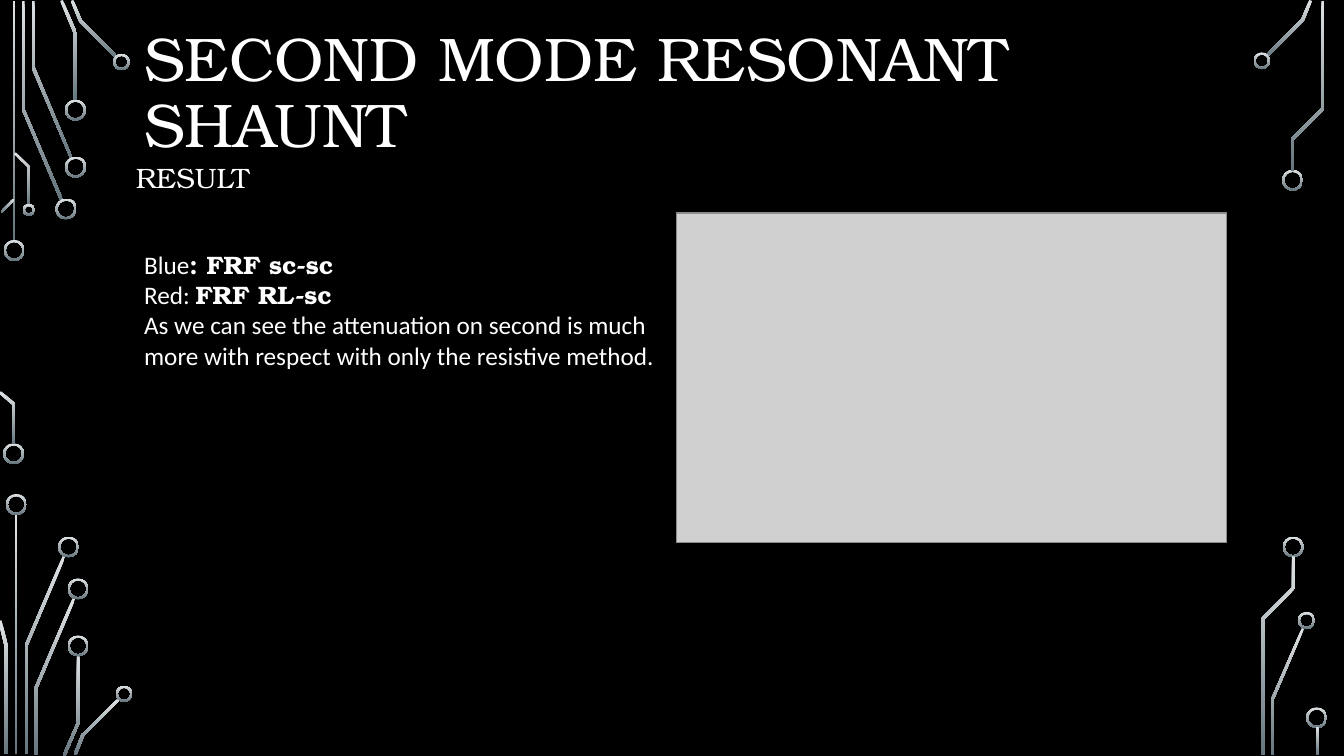
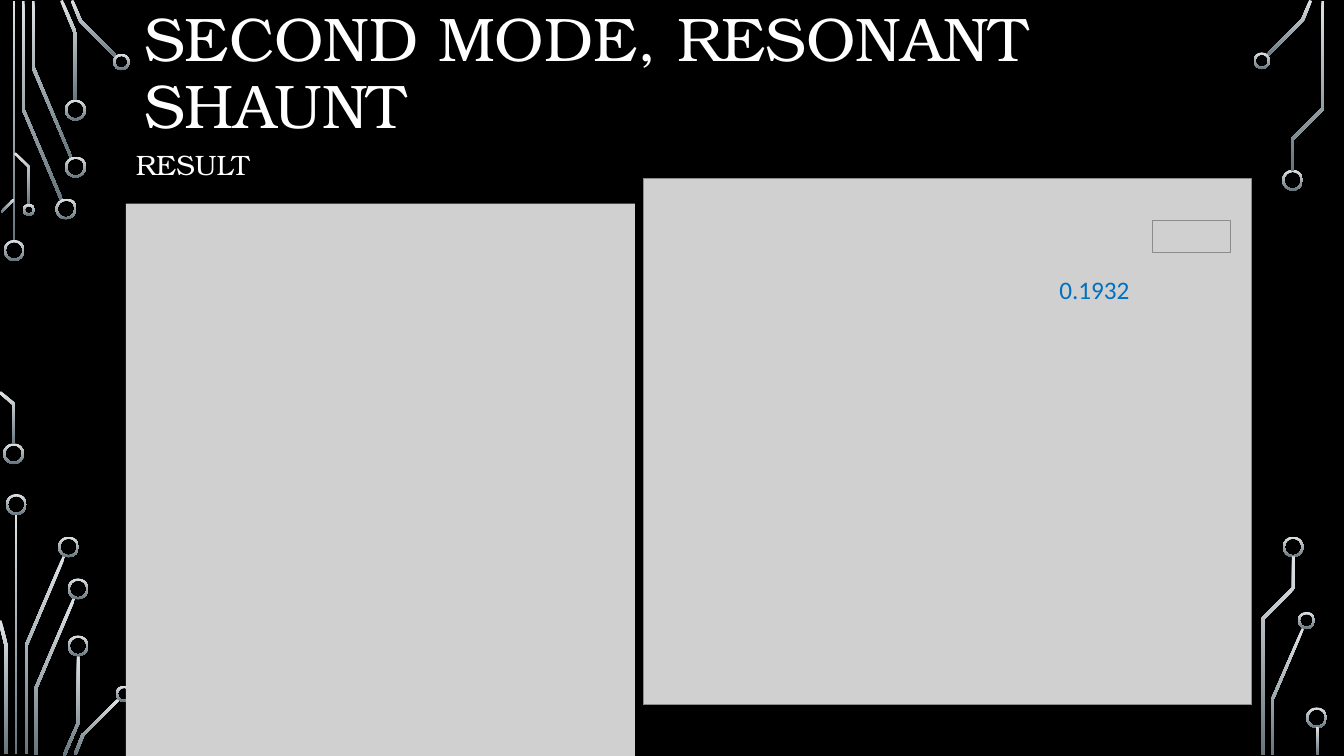
Before and after one commit to elchape99/SSCSA, a slide deck: slide 14 of presentazione_progetto.pptx. Drawn at 1344x756 pixels with LibreOffice and Linux fonts; fonts in the diff are those of the drawing; grey boxes stand for pictures; background and template pictures are left out. Boxes give left, top, right and bottom in pixels: in the first picture for what was removed or moved away, otherwise in the second. Text is boxed around its words. In the diff, an @@ line names an element or a change of style, - is before the commit and + after.

```diff
--- a/presentazione_progetto.pptx
+++ b/presentazione_progetto.pptx
@@ title at (x1=144, y1=18, x2=1027, y2=129): text changed @@
-SECOND MODE RESONANT SHAUNT
+SECOND MODE, RESONANT SHAUNT
@@ text "RESULT" moved from (x1=136, y1=168, x2=249, y2=189) to (x1=136, y1=155, x2=249, y2=176) @@
@@ picture resized from (x1=678, y1=213, x2=1227, y2=542) to (x1=643, y1=179, x2=1252, y2=706) @@
@@ picture added at (x1=126, y1=204, x2=635, y2=756) @@
@@ picture added at (x1=1152, y1=221, x2=1230, y2=253) @@
@@ text removed at (x1=144, y1=256, x2=653, y2=369) @@
-Blue: FRF sc-sc
-Red: FRF RL-sc
-As we can see the attenuation on second is much more with respect with only the resistive method.
@@ text added at (x1=1059, y1=282, x2=1129, y2=299), 18 pt, text #0070C0 @@
+0.1932
```
Also in this commit, not shown: 5 other slides changed, 1 slide added, 1 slide removed, 2 other files.
